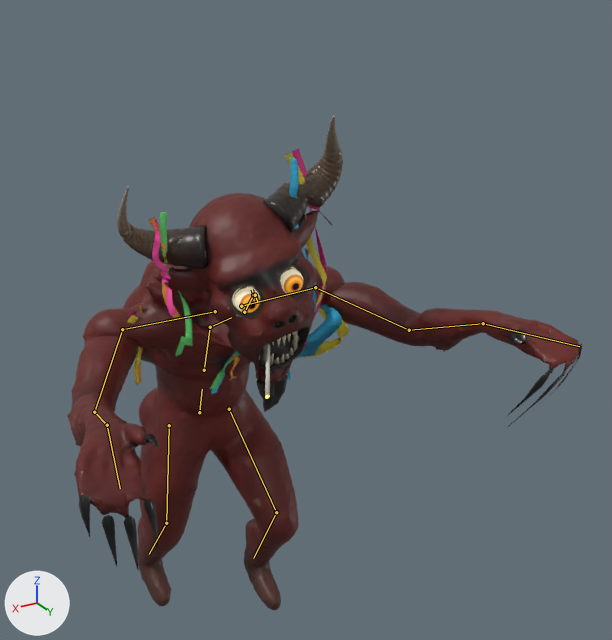
The glTF model assets/models/tio/tio.gltf, before and after one commit.
The view is the same before and after, from a 50 mm camera at (1.16, 3.01, 2.53) aimed at (-0.26, 0.63, 1.35). Arrows for +X, +Y and +Z are at lower left; the lights stay in place. The older version comes first. Both versions are drawn at frame 11 of the action 'catch'; the numbers are the values there. The bones that change, and the others that lie on the model, are drawn over the model as lines.

Names of what the first picture shows: 'Tio'.
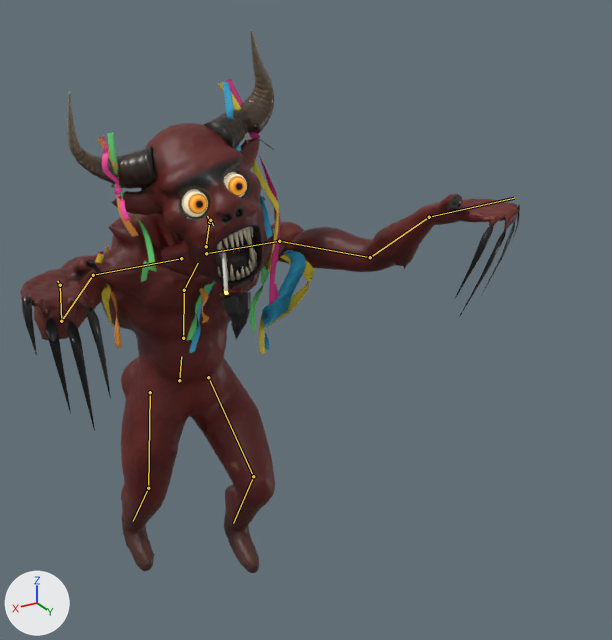
Patch to the scene script:
```diff
--- a/assets/models/tio/tio.gltf.py
+++ b/assets/models/tio/tio.gltf.py
@@ bone_hips @@
 bone_hips = bpy.data.objects['TioRig'].pose.bones['hips']  # child of 'root'
-bone_hips.location = (0.0, -0.039, -0.275)
+bone_hips.location = (0.0, -0.039, -0.075)
@@ bone_spine @@
 bone_spine = bpy.data.objects['TioRig'].pose.bones['spine']  # child of 'hips'
-bone_spine.rotation_quaternion = (0.985, -0.174, 0.0, 0.0)  # degrees (-20, 0, 0)
+bone_spine.rotation_quaternion = (0.996, -0.087, 0.0, 0.0)  # degrees (-10, 0, 0)
@@ bone_chest @@
 bone_chest = bpy.data.objects['TioRig'].pose.bones['chest']  # child of 'spine'
-bone_chest.rotation_quaternion = (0.989, -0.147, 0.0, 0.0)  # degrees (-17, 0, 0)
+bone_chest.rotation_quaternion = (0.996, -0.087, 0.0, 0.0)  # degrees (-10, 0, 0)
```

What differs and where, as boxes [x1, y1, x2, y2] in the pictures (612 x 640 px):
'Tio', posed (10% taller): before [67, 116, 582, 610]; after [20, 30, 520, 573]
bone 'hips', root to tip: before (199, 412) to (202, 389); after (179, 380) to (181, 356)
bone 'spine', root to tip: before (204, 370) to (210, 327); after (183, 338) to (184, 290)
bone 'chest', root to tip: before (210, 327) to (231, 317); after (184, 290) to (198, 263)
